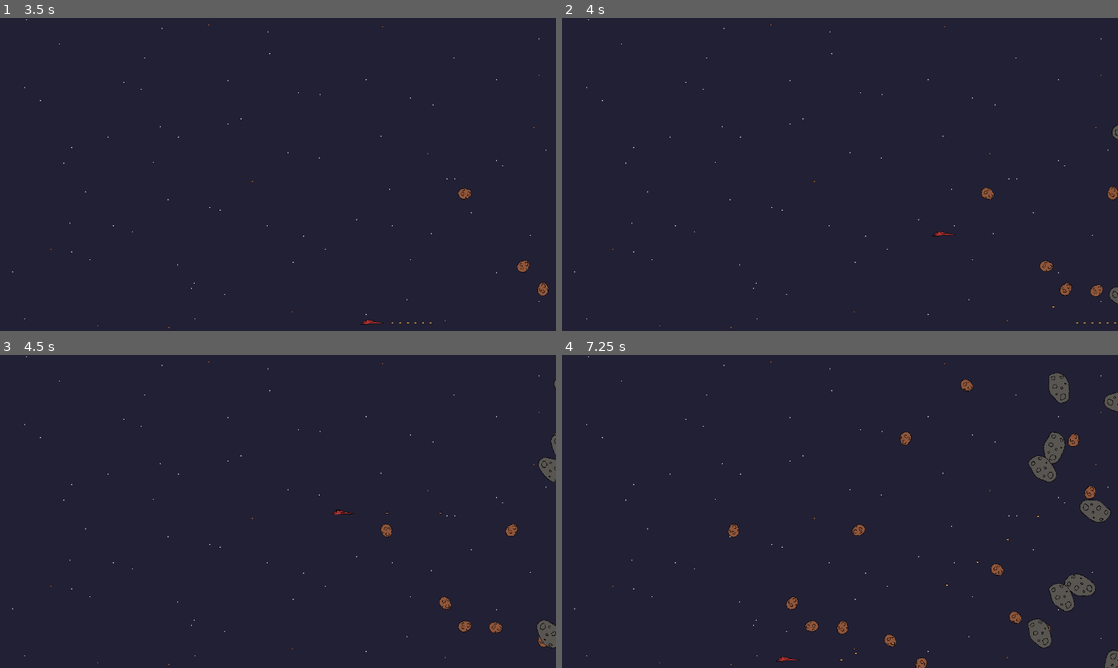
Above: before the commit, frames 1-4 (two rows, left to right).
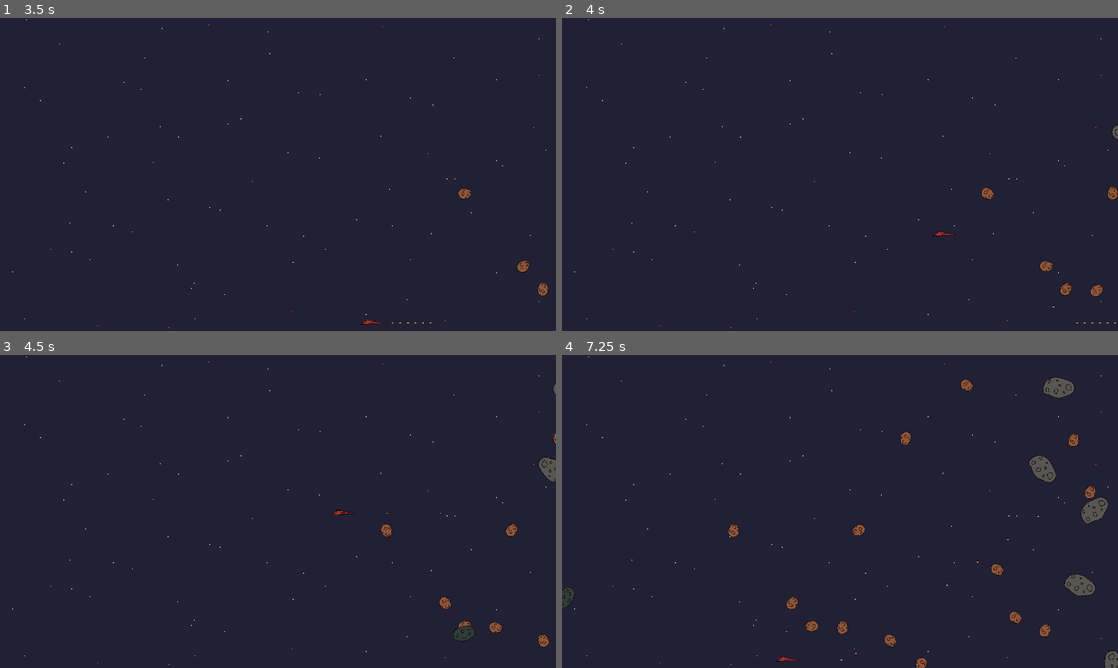
Above: after the commit, the same moments.

Repository: Chovz/mini-jam-203-flow
Game: Godot game, scene res://Scenes/Logic/game_manager.tscn
Same seed, same stepped clock (60 frames per second), same inputs: the game is played once before the commit and once after it. Sound files missing from this copy of the repository are replaced by a short silence.
Inputs:
- Up to frame 1 (3.5 s): click "Start" at 0.5 s; tap Enter at 1.25 s; hold D (Move_Right) 1.28-2.03 s; hold J (Attack) 1.28-2.03 s; tap Space at 2 s; hold S (Move_Down) 2.03-2.78 s; tap J (Attack) at 2.1 s; hold D (Move_Right) from 2.78 s (still down); hold J (Attack) from 2.78 s (still down)
- Up to frame 2 (4 s): release D (Move_Right) at 3.53 s; release J (Attack) at 3.53 s; hold W (Move_Up) from 3.53 s (still down); tap J (Attack) at 3.6 s
- Up to frame 3 (4.5 s): release W (Move_Up) at 4.28 s; hold A (Move_Left) from 4.28 s (still down); hold J (Attack) from 4.28 s (still down)
- Up to frame 4 (7.25 s): release J (Attack) at 5.03 s; tap J (Attack) at 5.1, 6.6 s; release A (Move_Left) at 5.78 s; hold S (Move_Down) 5.78-6.53 s; hold J (Attack) 5.78-6.53 s; hold D (Move_Right) from 6.53 s (still down)

Frame 1 is identical in both runs. In frame 2, less than 0.1% of the frame differs, in the area x 98-100%, y 34-92%; in frame 3, 0.4%; in frame 4, 1.6%, in the area x 0-100%, y 5-100%.

Commit message:
Fast meteors basic implementation. No indicator.

Diff:
--- a/Scenes/Game/Levels/level_1.tscn
+++ b/Scenes/Game/Levels/level_1.tscn
@@ -29,6 +29,7 @@
 
 [node name="meteor_spawner" parent="." unique_id=646475727 instance=ExtResource("2_lwd3i")]
 position = Vector2(843, 11)
+fast_meteor_percentage = 30.0
 
 [node name="AudioStreamPlayer2D" type="AudioStreamPlayer2D" parent="." unique_id=1904892804]
 stream = ExtResource("4_lnbw1")
--- /dev/null
+++ b/Scenes/Game/Obstacles/fast_meteor.tscn
@@ -0,0 +1,65 @@
+[gd_scene format=3 uid="uid://c70n257oo2man"]
+
+[ext_resource type="Script" uid="uid://dy3kscnf8v7qf" path="res://Scripts/Game/Obstacles/fast_meteor.gd" id="1_lvj65"]
+[ext_resource type="Texture2D" uid="uid://bjxnq7pitur3u" path="res://Assets/Sprites/Meteors/MeteorLarge1.png" id="2_lvj65"]
+[ext_resource type="AudioStream" uid="uid://bkdiin7tyxgx3" path="res://Assets/Audio/SFXs/meteor_break.mp3" id="3_dc7dy"]
+
+[sub_resource type="SpriteFrames" id="SpriteFrames_2owpl"]
+animations = [{
+"frames": [{
+"duration": 1.0,
+"texture": ExtResource("2_lvj65")
+}],
+"loop": true,
+"name": &"default",
+"speed": 5.0
+}]
+
+[sub_resource type="CapsuleShape2D" id="CapsuleShape2D_mm3t8"]
+radius = 14.0
+height = 42.0
+
+[sub_resource type="CapsuleShape2D" id="CapsuleShape2D_dc7dy"]
+radius = 17.0
+height = 54.0
+
+[node name="fast_meteor" type="Area2D" unique_id=537986293 node_paths=PackedStringArray("audio", "hitbox", "hitbox2", "sprite") groups=["Meteors"]]
+collision_layer = 16
+script = ExtResource("1_lvj65")
+audio = NodePath("AudioStreamPlayer2D")
+hitbox = NodePath("MeteorShipCollisionShape")
+hitbox2 = NodePath("BulletHitbox/MeteorBulletCollisionShape")
+sprite = NodePath("AnimatedSprite2D")
+
+[node name="AnimatedSprite2D" type="AnimatedSprite2D" parent="." unique_id=192172183]
+sprite_frames = SubResource("SpriteFrames_2owpl")
+
+[node name="MeteorShipCollisionShape" type="CollisionShape2D" parent="." unique_id=1490556612]
+rotation = -1.5707964
+shape = SubResource("CapsuleShape2D_mm3t8")
+debug_color = Color(0.99999994, 0.008617571, 0.06897733, 0.41960785)
+
+[node name="BulletHitbox" type="Area2D" parent="." unique_id=164712092]
+collision_layer = 32
+collision_mask = 2
+
+[node name="MeteorBulletCollisionShape" type="CollisionShape2D" parent="BulletHitbox" unique_id=1555004645]
+rotation = -1.5707964
+shape = SubResource("CapsuleShape2D_dc7dy")
+
+[node name="VisibleOnScreenNotifier2D" type="VisibleOnScreenNotifier2D" parent="." unique_id=1883826943]
+rect = Rect2(-27, -18, 54, 36)
+
+[node name="AudioStreamPlayer2D" type="AudioStreamPlayer2D" parent="." unique_id=1032489900]
+stream = ExtResource("3_dc7dy")
+volume_db = -15.0
+
+[node name="TimeUntilItStartsMoving" type="Timer" parent="." unique_id=225679117]
+wait_time = 3.0
+one_shot = true
+
+[connection signal="area_entered" from="." to="." method="_on_meteor_damage_area_entered"]
+[connection signal="body_entered" from="." to="." method="_on_body_entered"]
+[connection signal="area_entered" from="BulletHitbox" to="." method="_on_bullet_hitbox_area_entered"]
+[connection signal="screen_exited" from="VisibleOnScreenNotifier2D" to="." method="_on_visible_on_screen_notifier_2d_screen_exited"]
+[connection signal="timeout" from="TimeUntilItStartsMoving" to="." method="_on_time_until_it_starts_moving_timeout"]
--- /dev/null
+++ b/Scripts/Game/Obstacles/fast_meteor.gd
@@ -0,0 +1,18 @@
+extends Meteor
+
+@onready var time_until_it_starts_moving = $TimeUntilItStartsMoving
+
+func _ready():
+	speed = 0
+	health = 200
+	rotation_speed = randf_range(0.03, 0.05)
+	audio.finished.connect(delete)
+	time_until_it_starts_moving.start()
+
+
+func _on_visible_on_screen_notifier_2d_screen_exited():
+	queue_free()
+
+
+func _on_time_until_it_starts_moving_timeout():
+	speed = 10
--- a/Scripts/Game/Obstacles/meteor_spawner.gd
+++ b/Scripts/Game/Obstacles/meteor_spawner.gd
@@ -8,9 +8,12 @@
 
 @export_subgroup("Enemy spawns")
 @export var small_meteor : bool = true
-@export var small_meteor_percentage : float = 100.0
 @export var extra_large_meteor : bool = true
-@export var extra_large_meteor_percentage : float = 10.0
+@export var extra_large_meteor_percentage : float = 30.0
+@export var fast_meteor : bool = true
+@export var fast_meteor_percentage : float = 10.0
+
+var is_fast_meteor = false
 
 var rng = RandomNumberGenerator.new()
 
@@ -23,8 +26,13 @@
 func _on_spawn_rate_timer_timeout():
 		if enabled:# and Global.game_manager.spawn_enemies_enabled:
 			var meteor : Meteor = generate_random_meteor()
+
 			meteor.position = generate_random_position_in_spawner()
 			add_sibling(meteor)
+
+			if is_fast_meteor:
+				spawn_fast_meteor_indicator()
+				is_fast_meteor = false
 			#Global.game_manager.current_world_2d_scene.add_child(enemy)
 
 func generate_random_meteor() -> Meteor:
@@ -32,9 +40,12 @@
 
 	var meteor : Meteor
 
-	if extra_large_meteor and randomNumber < extra_large_meteor_percentage:
+	if extra_large_meteor and fast_meteor_percentage < randomNumber and randomNumber <= extra_large_meteor_percentage:
 		meteor = Global.EXTRA_LARGE_METEOR.instantiate()
-	elif small_meteor and randomNumber < small_meteor_percentage:
+	elif fast_meteor and randomNumber <= fast_meteor_percentage:
+		meteor = Global.FAST_METEOR.instantiate()
+		is_fast_meteor = true
+	elif small_meteor:
 		meteor = Global.SMALL_METEOR.instantiate()
 
 	return meteor
@@ -45,3 +56,6 @@
 	var y = randi_range(rect.position.y, rect.position.y + rect.size.y)
 	var rand_point = global_position + Vector2(x,y)
 	return rand_point
+
+func spawn_fast_meteor_indicator():
+	pass
--- a/Scripts/Logic/global.gd
+++ b/Scripts/Logic/global.gd
@@ -17,6 +17,7 @@
 const BULLET = preload("res://Scenes/Game/Projectiles/bullet.tscn")
 const SMALL_METEOR = preload("res://Scenes/Game/Obstacles/small_meteor.tscn")
 const EXTRA_LARGE_METEOR = preload("res://Scenes/Game/Obstacles/extra_large_meteor.tscn")
+const FAST_METEOR = preload("res://Scenes/Game/Obstacles/fast_meteor.tscn")
 
 enum Direction
 {
Not shown, added: Scripts/Game/Obstacles/fast_meteor.gd.uid
